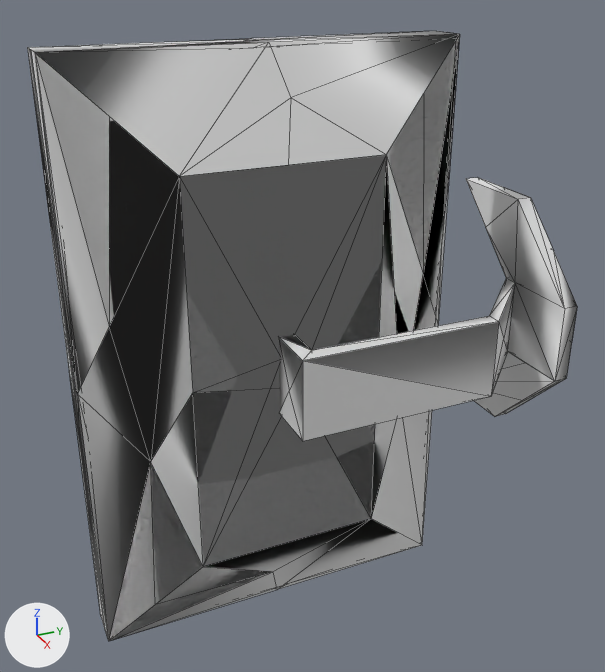
Before and after pictures for a commit that changed the OBJ model datasets/ModelNet9/monitor/train/monitor_0485.obj.
Before and after are seen from a 50 mm camera at (1.177, -0.563, 0.617) aimed at (-0.019, -0.025, 0.018). The lights are fixed; the arrows at lower left show +X, +Y and +Z. Mesh edges are drawn as thin lines. Where no turn or scale is listed for an object, it has been applied to the vertices. Vertices at the same position are counted once.

In view in the first picture: 'monitor_0485'.
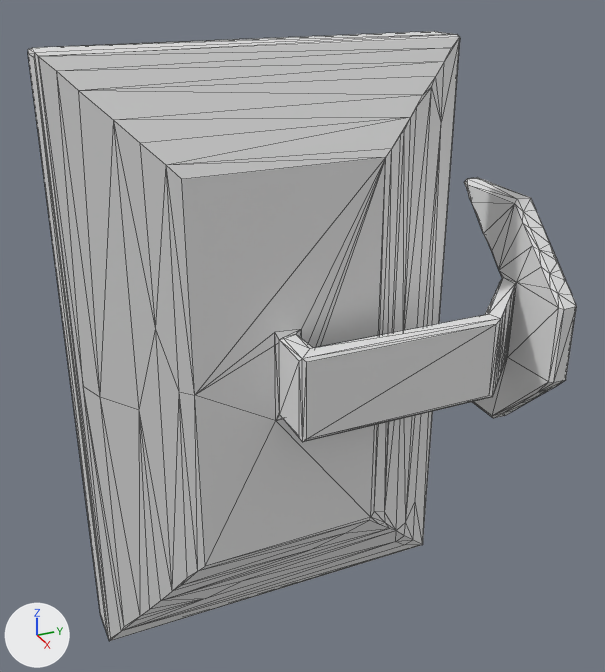
Patch to the scene script:
```diff
--- a/datasets/ModelNet9/monitor/train/monitor_0485.obj.py
+++ b/datasets/ModelNet9/monitor/train/monitor_0485.obj.py
@@ me_monitor_0485 @@
 # used by ob_monitor_0485; location = (0.0, 0.0, 0.0)
-me_monitor_0485.from_pydata(...)  # 166 vertices, 353 faces; spans x -0.157..0.157, y -0.411..0.411, z -0.5..0.5
+me_monitor_0485.from_pydata(...)  # 252 vertices, 500 faces; spans x -0.159..0.161, y -0.412..0.412, z -0.5..0.5
+# me_monitor_0485 part 1: the loose piece of 102 vertices spanning x -0.07..0.066, y -0.411..0.239, z -0.5..0.5 is rebuilt with 252 vertices and now spans x -0.159..0.161, y -0.412..0.412, z -0.5..0.5
+# me_monitor_0485 part 2: the loose piece of 64 vertices spanning x -0.157..0.157, y -0.104..0.411, z -0.225..0.219 is deleted
```

Location of each change, [x1, y1, x2, y2] in pixels of the pictures (605 x 672 px):
'monitor_0485', reshaped: before [27, 31, 577, 641]; after [28, 31, 577, 641]
part 1 of me_monitor_0485, rebuilt (27% wider): before [27, 31, 460, 641]; after [28, 31, 577, 641]
part 2 of me_monitor_0485, deleted: before [279, 178, 577, 441]
